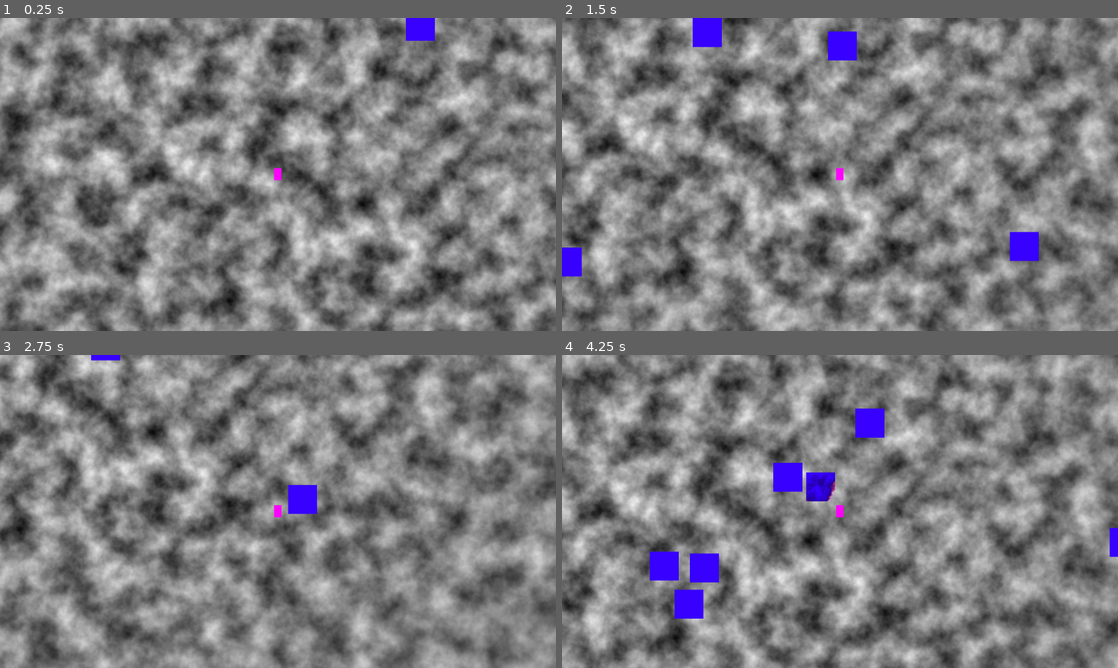
Above: before the commit, frames 1-4 (two rows, left to right).
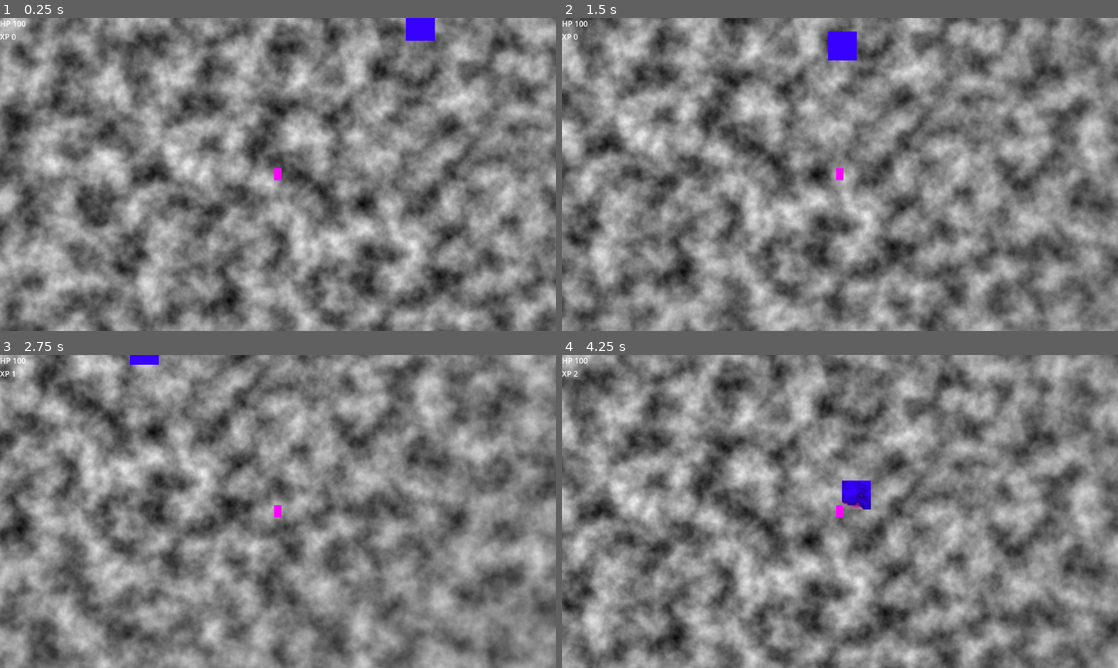
Above: after the commit, the same moments.

Repository: mabanana/survivor-dire
Game: Godot game, scene res://Scenes/main.tscn
Same seed, same stepped clock (60 frames per second), same inputs: the game is played once before the commit and once after it.
Inputs (mouse positions are in pixels of both pictures, inside the frame that each line leads up to):
- Up to frame 1 (0.25 s): no input
- Up to frame 2 (1.5 s): tap Enter at 0.5 s; move the mouse to (962, 158) at 0.52 s; hold Right (ui_right) 0.53-1.28 s; tap E at 0.6 s; click (962, 158) at 0.67 s; move the mouse to (728, 190) at 1.27 s; hold Down (ui_down) from 1.28 s (still down); tap Tab at 1.35 s
- Up to frame 3 (2.75 s): move the mouse to (333, 442) at 2.02 s; release Down (ui_down) at 2.03 s; hold Right (ui_right) from 2.03 s (still down); tap 1 at 2.1 s
- Up to frame 4 (4.25 s): move the mouse to (812, 574) at 2.77 s; release Right (ui_right) at 2.78 s; hold Up (ui_up) 2.78-3.53 s; tap 2 at 2.85 s; click (812, 574) at 2.92 s; move the mouse to (1006, 558) at 3.52 s; hold Left (ui_left) from 3.53 s (still down); tap 3 at 3.6 s

The runs differ from the first frame. In frame 1, less than 0.1% of the frame differs, in the area x 0-5%, y 0-7%; in frame 2, 1.4%; in frame 3, 0.8%; in frame 4, 3.6%, in the area x 0-100%, y 0-85%.

Commit message:
Add Hud and kill count

Diff:
--- /dev/null
+++ b/Scenes/hud.tscn
@@ -0,0 +1,37 @@
+[gd_scene load_steps=2 format=3 uid="uid://d00ylv51pamue"]
+
+[ext_resource type="Script" path="res://Scripts/hud.gd" id="1_q5mis"]
+
+[node name="Hud" type="Control"]
+layout_mode = 3
+anchors_preset = 0
+offset_right = 40.0
+offset_bottom = 40.0
+script = ExtResource("1_q5mis")
+
+[node name="VBoxContainer" type="VBoxContainer" parent="."]
+layout_mode = 0
+offset_right = 40.0
+offset_bottom = 40.0
+
+[node name="Hp" type="HBoxContainer" parent="VBoxContainer"]
+layout_mode = 2
+
+[node name="Label" type="Label" parent="VBoxContainer/Hp"]
+layout_mode = 2
+text = "HP"
+
+[node name="HpNum" type="Label" parent="VBoxContainer/Hp"]
+unique_name_in_owner = true
+layout_mode = 2
+
+[node name="Xp" type="HBoxContainer" parent="VBoxContainer"]
+layout_mode = 2
+
+[node name="Label" type="Label" parent="VBoxContainer/Xp"]
+layout_mode = 2
+text = "XP"
+
+[node name="XpNum" type="Label" parent="VBoxContainer/Xp"]
+unique_name_in_owner = true
+layout_mode = 2
--- a/Scenes/main.tscn
+++ b/Scenes/main.tscn
@@ -15,7 +15,7 @@
 [node name="Main" type="Node2D"]
 script = ExtResource("1_a3nbv")
 map_update_freq = 2.0
-enemy_spawn_time = 2.0
+enemy_spawn_time = 0.5
 
 [node name="ParallaxBackground" type="ParallaxBackground" parent="."]
 
@@ -24,3 +24,6 @@
 
 [node name="Sprite2D" type="Sprite2D" parent="ParallaxBackground/ParallaxLayer"]
 texture = SubResource("NoiseTexture2D_ojuen")
+
+[node name="CanvasLayer" type="CanvasLayer" parent="."]
+unique_name_in_owner = true
--- a/Scripts/core.gd
+++ b/Scripts/core.gd
@@ -1,7 +1,7 @@
 class_name CoreModel
 
 var stats: CoreStats
-var inventory: CoreInventory
+var progress: CoreProgression
 var scene: CoreScene
 var rid_counter: int
 
@@ -35,7 +35,7 @@
 
 func _init() -> void:
 	stats = CoreStats.create_new_player_stats()
-	inventory = CoreInventory.new()
+	progress = CoreProgression.new()
 	scene = CoreScene.new()
 
 func gen_id():
--- a/Scripts/core_inventory.gd
+++ b/Scripts/core_inventory.gd
@@ -1,8 +1,12 @@
-class_name CoreInventory
+class_name CoreProgression
 
 var items: Dictionary
 var gold: int
+var exp: int
+var kill_count: int
 
 func _init() -> void:
 	items = {}
 	gold = 0
+	exp = 0
+	kill_count = 0
--- /dev/null
+++ b/Scripts/hud.gd
@@ -0,0 +1,27 @@
+class_name HudController
+extends Control
+
+var core: CoreModel
+var core_changed: Signal
+
+@onready var hp_num: Label = %HpNum
+@onready var xp_num: Label = %XpNum
+
+# Called when the node enters the scene tree for the first time.
+func _ready():
+	pass # Replace with function body.
+
+
+# Called every frame. 'delta' is the elapsed time since the previous frame.
+func _process(delta):
+	pass
+
+func bind(core: CoreModel, core_changed: Signal):
+	self.core = core
+	self.core_changed = core_changed
+
+	core_changed.connect(_on_core_changed)
+
+func _on_core_changed(context, payload):
+	xp_num.text = str(core.progress.exp)
+	hp_num.text = str(core.stats.hp)
--- a/Scripts/main.gd
+++ b/Scripts/main.gd
@@ -3,6 +3,7 @@
 
 @onready var player_scene: PackedScene = preload("res://Scenes/player.tscn")
 @onready var square_scene: PackedScene = preload("res://Scenes/square_enemy.tscn")
+@onready var hud_scene: PackedScene = preload("res://Scenes/hud.tscn")
 var player: PlayerController
 
 var core: CoreModel
@@ -16,6 +17,7 @@
 var spawn_rect: Vector2
 var aim_cast: AimCast
 var input_handler: InputHandler
+var hud: HudController
 
 # Called when the node enters the scene tree for the first time.
 func _ready() -> void:
@@ -27,13 +29,16 @@
 
 	player = player_scene.instantiate()
 	player.entity_type = CoreModel.EntityType.player
+	hud = hud_scene.instantiate()
 	#aim_cast = AimCast.new()
 	input_handler = InputHandler.new()
 
 	input_handler.bind(core, core_changed)
+	hud.bind(core, core_changed)
 	#aim_cast.bind(core, core_changed)
 
 	add_child(input_handler)
+	%CanvasLayer.add_child(hud)
 	#add_child(aim_cast)
 	_add_child_to_scene(player)
 
@@ -72,6 +77,7 @@
 		core.scene.entities[rid].position = core.scene.nodes[rid].position
 		if rid != player.rid: # for enemies
 			if core.scene.entities[rid].hp <= 0:
+				_on_enemy_death(rid)
 				_despawn_enemy(rid)
 	core_changed.emit(core.Context.map_update, null)
 
@@ -95,10 +101,17 @@
 
 func _despawn_enemy(rid):
 	var enemy = core.scene.nodes[rid]
-	prints(core.scene.nodes[rid].entity_type, "despawned")
+	prints(core.EntityType.keys()[enemy.entity_type], "despawned")
 	core.scene.entities.erase(rid)
 	core.scene.nodes.erase(rid)
 	enemy.die()
+
+func _on_enemy_death(rid):
+	var entity: EntityModel = core.scene.entities[rid]
+	print("a %s has been killed." % [core.EntityType.keys()[entity.entity_type]])
+	core.progress.exp += 1
+	core.progress.kill_count += 1
+
 
 func _damage_event(target_rids, amount, dealer = player.rid):
 	for rid in target_rids:
